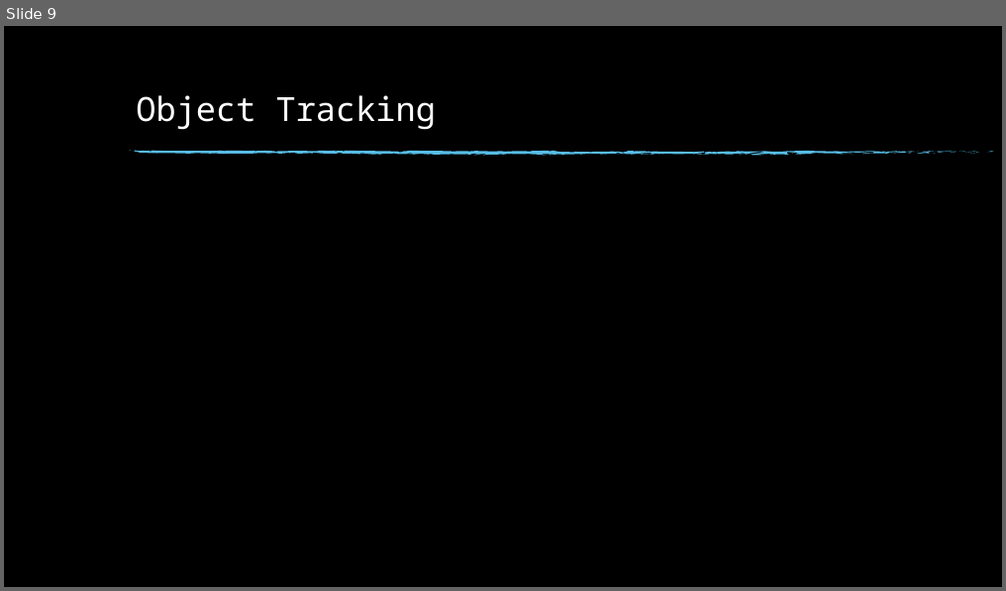
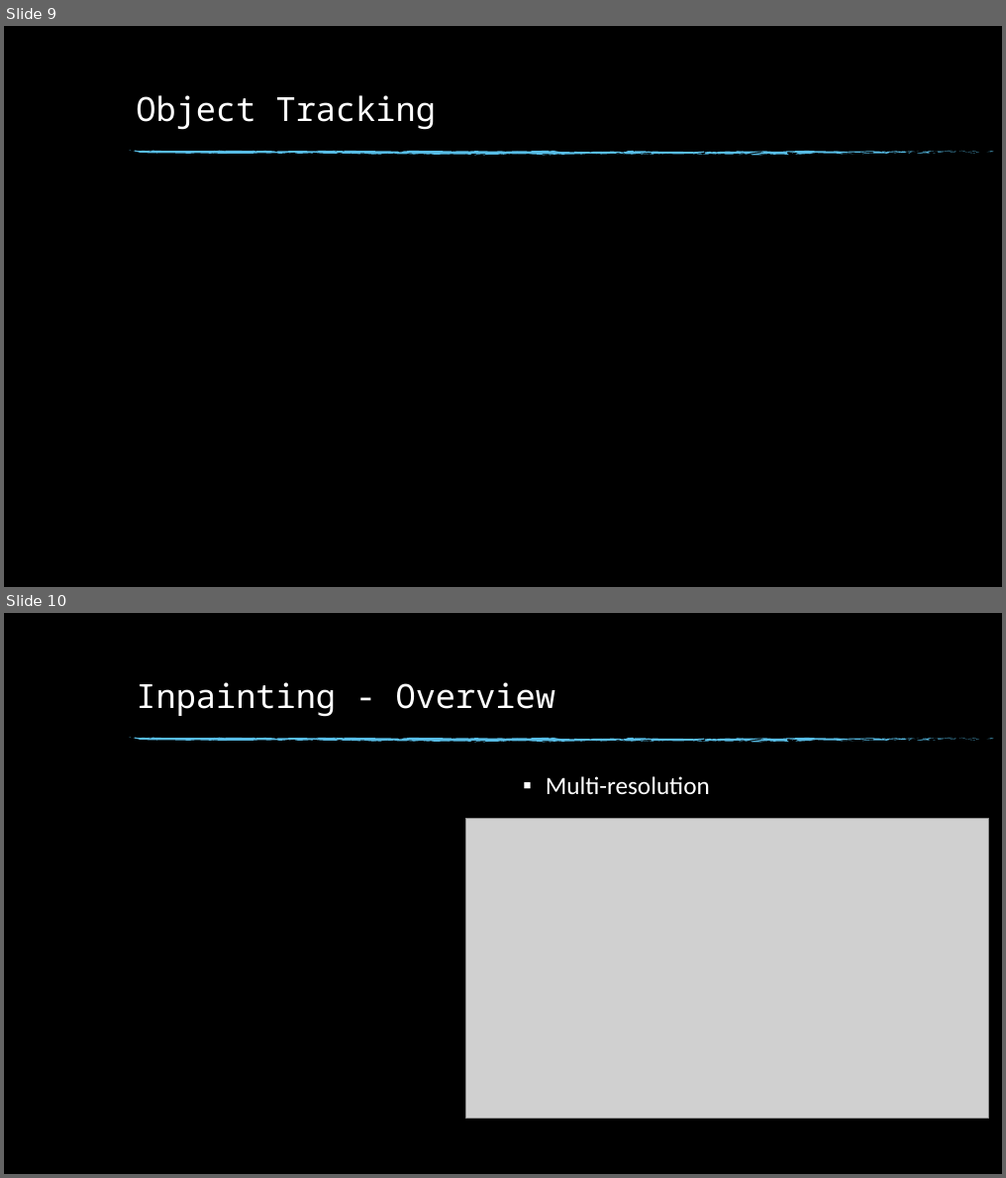
Before and after one commit to MKimiSH/PixMix-inpainting, a slide deck: Presentation.pptx. Shown one above the other, each under a label of ours: slide 9 before the commit, slides 9 and 10 after it. The pictures are 1006x591 and 1006x1178 pixels, drawn with LibreOffice and Linux fonts; fonts in the diff are those of the drawing; grey boxes stand for pictures; background and template pictures are left out. Boxes give left, top, right and bottom in pixels: in the first picture for what was removed or moved away, otherwise in the second. Text is boxed around its words. In the diff, an @@ line names an element or a change of style, - is before the commit and + after.

Commit message:
finished inpainting algorithm in pre.ppt

```diff
--- a/Presentation.pptx
+++ b/Presentation.pptx
@@ slide 10 added at (4,613,1002,1174), background picture (left out); not listed: 74 template elements that a slide beside it also shows @@
@@ title added at (136,682,555,717), 32 pt, text #FFFFFF @@
+Inpainting - Overview
@@ text added at (546,776,710,795), 24 pt, text #FFFFFF @@
+▪ Multi-resolution
@@ picture added at (466,819,988,1118) @@
```
Also in this commit, not shown: 7 slides changed, 6 other slides added, 2 slides removed.
